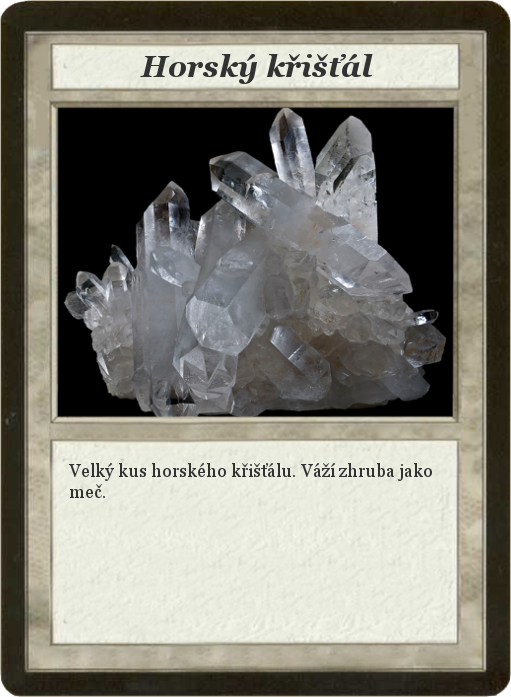
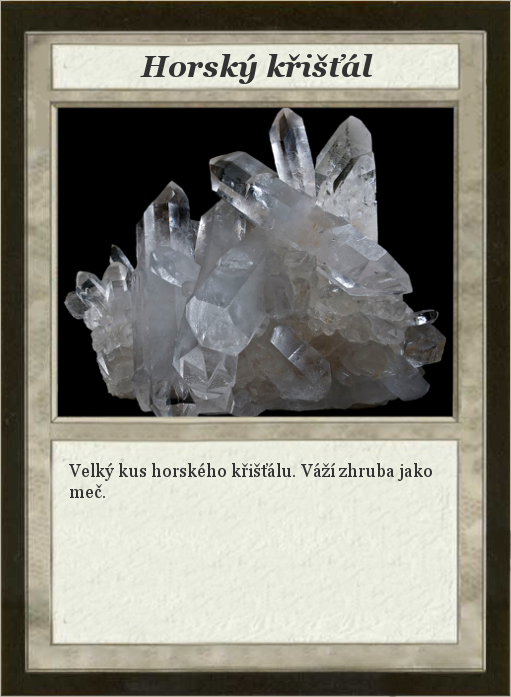
Before/after of a 511 × 697 layered artwork. What changed in the layer stack:
painted on "Card" over (x1=0, y1=0, x2=511, y2=697)
